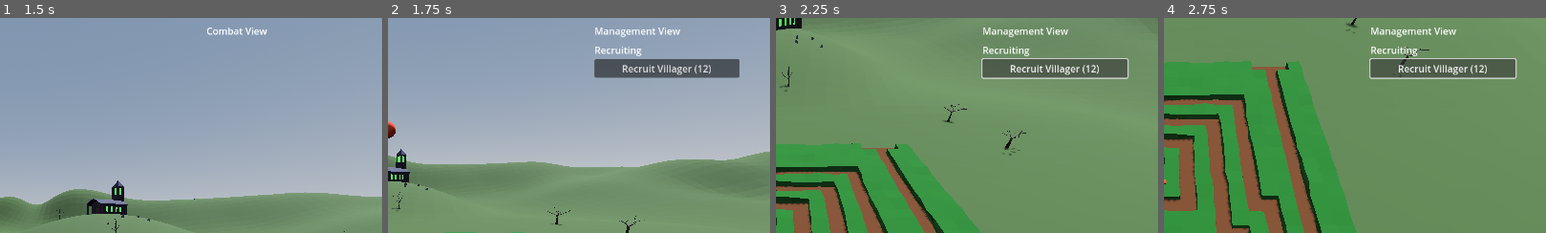
Above: before the commit, frames 1-4 (left to right).
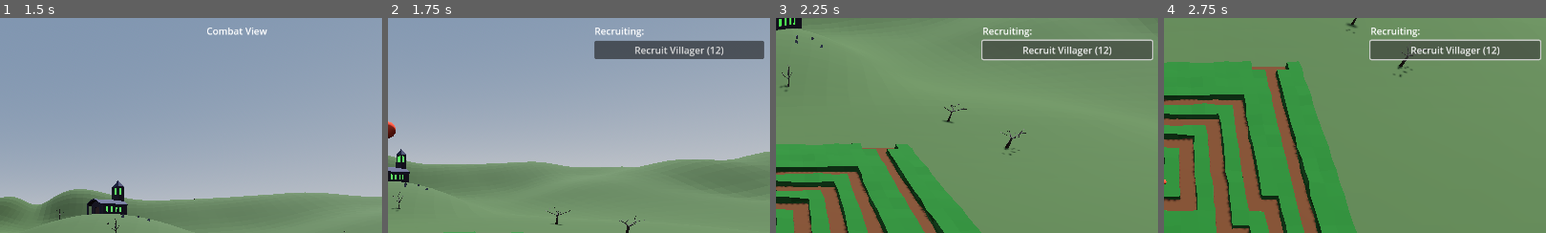
Above: after the commit, the same moments.

Repository: DrOtter3000/sentinel
Game: Godot game, scene res://level.tscn
Two runs of this game, one before a commit and one after it. Both use one fixed random seed, a clock stepped at 60 frames per second and the inputs below.
Inputs (mouse positions are % of the whole screen's width and height, from its top left):
- Up to frame 1 (1.5 s): move the mouse to (55, 50) at 0.52 s; click (55, 50) at 0.6 s; right-click (55, 50) at 0.8 s; move the mouse to (45, 50) at 1.27 s; right-click (45, 50) at 1.35 s
- Up to frame 2 (1.75 s): tap Space (switch_mode) at 1.55 s
- Up to frame 3 (2.25 s): click "Recruit Villager (12)" at 2 s
- Up to frame 4 (2.75 s): no input
The pictures show only the part of the screen within x 50-100%, y 0-50%; the shares and areas given below are measured in that part.

Frame 1 is identical in both runs. In frame 2, 7.4% of the frame differs, in the area x 54-99%, y 4-28%; in frame 3, 8.2%, in the area x 53-99%, y 4-29%; in frame 4, 8.1%.

Commit message:
make sentinel damage upgradeable

Diff:
--- a/player.gd
+++ b/player.gd
@@ -9,12 +9,15 @@
 @onready var animation_player: AnimationPlayer = $AnimationPlayer
 @onready var combat_menu: CanvasLayer = $CombatCam/CombatMenu
 @onready var camera_3d: Camera3D = $Camera3D
-@onready var btn_recruit: Button = $ConstructionCam/ManagementMenu/MarginContainer/VBoxContainer/RecruitingMenu/BtnRecruit
 @onready var cast_spawn_point = camera_3d.global_position
 @onready var mana_regen_timer: Timer = $ManaRegenTimer
 @onready var mana_bar: ProgressBar = $Camera3D/StatusView/MarginContainer/VBoxContainer/ManaContainer/ManaBar
 @onready var lbl_mana: Label = $Camera3D/StatusView/MarginContainer/VBoxContainer/ManaContainer/LblMana
-
+@onready var btn_recruit: Button = $ConstructionCam/ManagementMenu/MarginContainer/ConstructionContainer/BuildContainer/BtnRecruit
+@onready var build_container: VBoxContainer = $ConstructionCam/ManagementMenu/MarginContainer/ConstructionContainer/BuildContainer
+@onready var upgrade_container: VBoxContainer = $ConstructionCam/ManagementMenu/MarginContainer/ConstructionContainer/UpgradeContainer
+@onready var lbl_damage: Label = $ConstructionCam/ManagementMenu/MarginContainer/ConstructionContainer/UpgradeContainer/LblDamage
+@onready var btn_upgrade_damage: Button = $ConstructionCam/ManagementMenu/MarginContainer/ConstructionContainer/UpgradeContainer/BtnUpgradeDamage
 
 @export var money := 100
 @export var price_per_sentinel := 12
@@ -28,7 +31,8 @@
 @export var fireball_scene: PackedScene
 
 var sentinel_ready_to_build := false
-
+var build_mode = true
+var selected_sentinel
 
 func _ready() -> void:
 	switch_mode()
@@ -40,11 +44,19 @@
 		switch_mode()
 
 	if mode == 0:
+		if build_mode == true:
+			build_container.visible = true
+			upgrade_container.visible = false
+		else:
+			build_container.visible = false
+			upgrade_container.visible = true
 
 		if sentinel_ready_to_build:
 			view_message("Add Villager")
 
 		if Input.is_action_just_pressed("RMB"):
+			selected_sentinel = null
+			build_mode = true
 			sentinel_ready_to_build = false
 			view_message("")
 
@@ -58,6 +70,15 @@
 			pass
 		elif colliding_object.name == "Ground":
 			pass
+		elif colliding_object.name == "Sentinel":
+			var hovered_sentinel = colliding_object.get_parent()
+			if not sentinel_ready_to_build:
+				if Input.is_action_just_pressed("LMB"):
+					selected_sentinel = hovered_sentinel
+					build_mode = false
+					lbl_damage.text = "Damage: " + str(selected_sentinel.damage)
+					btn_upgrade_damage.text = "Damage +5 (10Gold)"
+
 		elif colliding_object.name == "BuildingArea":
 			if sentinel_ready_to_build:
 				if Input.is_action_just_pressed("LMB"):
@@ -120,6 +141,8 @@
 
 func switch_mode() -> void:
 	if mode == 0:
+		sentinel_ready_to_build = false
+		view_message("")
 		mode = 1
 		Input.mouse_mode = Input.MOUSE_MODE_CAPTURED
 		animation_player.play("switch_to_combat")
@@ -127,6 +150,7 @@
 		combat_menu.visible = true
 	else:
 		mode = 0
+		build_mode = true
 		Input.mouse_mode = Input.MOUSE_MODE_VISIBLE
 		animation_player.play("switch_to_construction")
 		management_menu.visible = true
@@ -137,3 +161,12 @@
 	update_mana_HUD()
 	mana += mana_regen / 60
 	mana = min(mana, max_mana)
+
+
+func _on_btn_upgrade_damage_pressed() -> void:
+	if selected_sentinel:
+		if money >= 10:
+			selected_sentinel.damage += 5
+			money -= 10
+			lbl_damage.text = "Damage: " + str(selected_sentinel.damage)
+			update_lbl_money()
--- a/player.tscn
+++ b/player.tscn
@@ -174,31 +174,37 @@
 theme_override_constants/margin_right = 10
 theme_override_constants/margin_bottom = 10
 
-[node name="VBoxContainer" type="VBoxContainer" parent="ConstructionCam/ManagementMenu/MarginContainer"]
+[node name="ConstructionContainer" type="VBoxContainer" parent="ConstructionCam/ManagementMenu/MarginContainer"]
+layout_mode = 2
+
+[node name="BuildContainer" type="VBoxContainer" parent="ConstructionCam/ManagementMenu/MarginContainer/ConstructionContainer"]
+visible = false
 layout_mode = 2
 mouse_filter = 2
 theme_override_constants/separation = 5
 
-[node name="LblMenu" type="Label" parent="ConstructionCam/ManagementMenu/MarginContainer/VBoxContainer"]
-layout_mode = 2
-text = "Management View"
-
-[node name="RecruitingMenu" type="Control" parent="ConstructionCam/ManagementMenu/MarginContainer/VBoxContainer"]
-layout_mode = 2
-
-[node name="LblRecruiting" type="Label" parent="ConstructionCam/ManagementMenu/MarginContainer/VBoxContainer/RecruitingMenu"]
-layout_mode = 2
-offset_top = 4.0
-offset_right = 243.0
-offset_bottom = 27.0
-text = "Recruiting"
-
-[node name="BtnRecruit" type="Button" parent="ConstructionCam/ManagementMenu/MarginContainer/VBoxContainer/RecruitingMenu"]
-layout_mode = 2
-offset_top = 31.0
-offset_right = 243.0
-offset_bottom = 62.0
+[node name="LblRecruiting" type="Label" parent="ConstructionCam/ManagementMenu/MarginContainer/ConstructionContainer/BuildContainer"]
+layout_mode = 2
+text = "Recruiting:"
+
+[node name="BtnRecruit" type="Button" parent="ConstructionCam/ManagementMenu/MarginContainer/ConstructionContainer/BuildContainer"]
+layout_mode = 2
 text = "Recruit Villager"
+
+[node name="UpgradeContainer" type="VBoxContainer" parent="ConstructionCam/ManagementMenu/MarginContainer/ConstructionContainer"]
+layout_mode = 2
+
+[node name="LblUpgrade" type="Label" parent="ConstructionCam/ManagementMenu/MarginContainer/ConstructionContainer/UpgradeContainer"]
+layout_mode = 2
+text = "Upgrade:"
+
+[node name="LblDamage" type="Label" parent="ConstructionCam/ManagementMenu/MarginContainer/ConstructionContainer/UpgradeContainer"]
+layout_mode = 2
+text = "Damage: default"
+
+[node name="BtnUpgradeDamage" type="Button" parent="ConstructionCam/ManagementMenu/MarginContainer/ConstructionContainer/UpgradeContainer"]
+layout_mode = 2
+text = "+1 Damage (10 Gold)"
 
 [node name="LblStatus" type="Label" parent="ConstructionCam/ManagementMenu"]
 anchors_preset = 7
@@ -217,6 +223,7 @@
 [node name="CombatCam" type="Node3D" parent="."]
 
 [node name="CombatMenu" type="CanvasLayer" parent="CombatCam"]
+visible = false
 
 [node name="MarginContainer" type="MarginContainer" parent="CombatCam/CombatMenu"]
 anchors_preset = 11
@@ -265,5 +272,6 @@
 wait_time = 0.016
 autostart = true
 
-[connection signal="pressed" from="ConstructionCam/ManagementMenu/MarginContainer/VBoxContainer/RecruitingMenu/BtnRecruit" to="." method="_on_btn_recruit_pressed"]
+[connection signal="pressed" from="ConstructionCam/ManagementMenu/MarginContainer/ConstructionContainer/BuildContainer/BtnRecruit" to="." method="_on_btn_recruit_pressed"]
+[connection signal="pressed" from="ConstructionCam/ManagementMenu/MarginContainer/ConstructionContainer/UpgradeContainer/BtnUpgradeDamage" to="." method="_on_btn_upgrade_damage_pressed"]
 [connection signal="timeout" from="ManaRegenTimer" to="." method="_on_mana_regen_timer_timeout"]
--- a/sentinel.gd
+++ b/sentinel.gd
@@ -2,9 +2,11 @@
 
 @onready var timer: Timer = $Timer
 @onready var attack_area: Area3D = $AttackArea
+@onready var collision_shape_3d: CollisionShape3D = $AttackArea/CollisionShape3D
 
 @export var damage := 10
 @export var fire_rate := 12.0
+@export var radius := 10.0
 
 var enemies_in_range := []
 var target = null
@@ -12,6 +14,7 @@
 
 func _ready() -> void:
 	timer.wait_time = 60 / fire_rate
+	collision_shape_3d.shape.radius = radius
 
 
 func _process(delta: float) -> void:
--- a/sentinel.tscn
+++ b/sentinel.tscn
@@ -35,9 +35,9 @@
 transform = Transform3D(1, 0, 0, 0, 1, 0, 0, 0, 1, 0, 0.428429, -5.26229)
 mesh = SubResource("BoxMesh_irqp6")
 
-[node name="StaticBody3D" type="StaticBody3D" parent="."]
+[node name="Sentinel" type="StaticBody3D" parent="."]
 
-[node name="CollisionShape3D" type="CollisionShape3D" parent="StaticBody3D"]
+[node name="CollisionShape3D" type="CollisionShape3D" parent="Sentinel"]
 transform = Transform3D(1, 0, 0, 0, 1, 0, 0, 0, 1, 0, 1, 0)
 shape = SubResource("BoxShape3D_cw11s")
 
